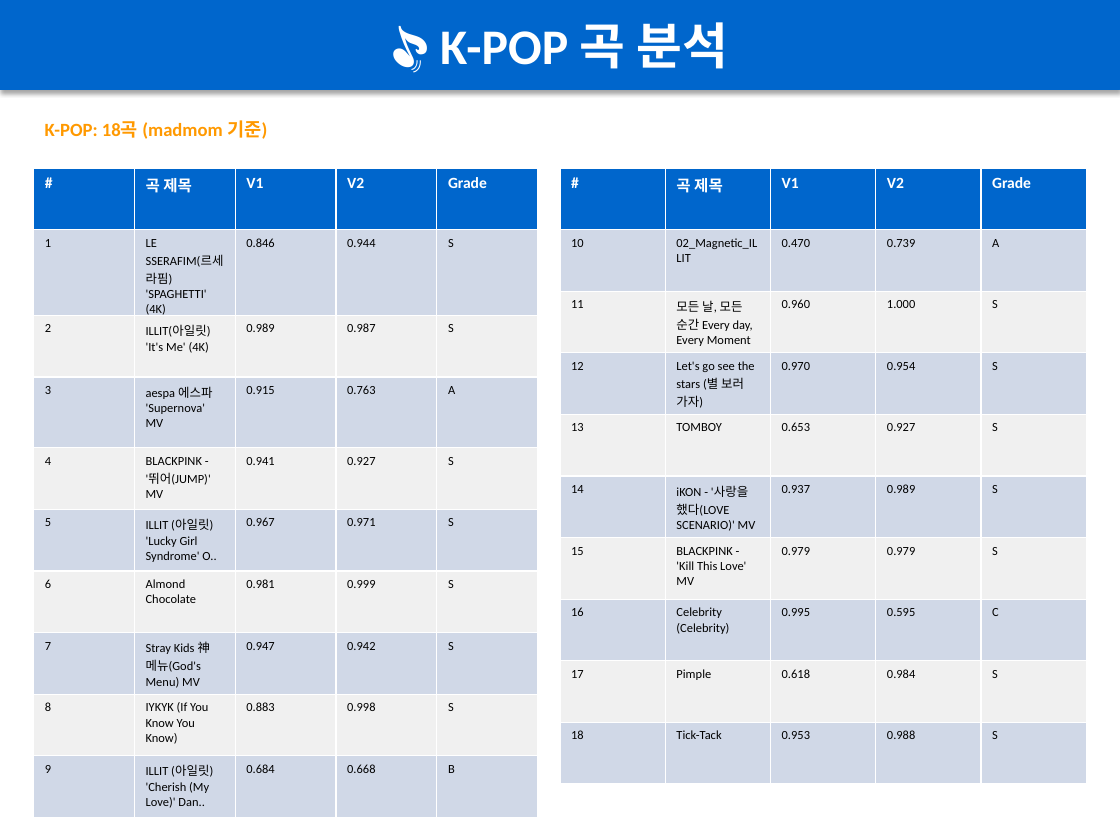
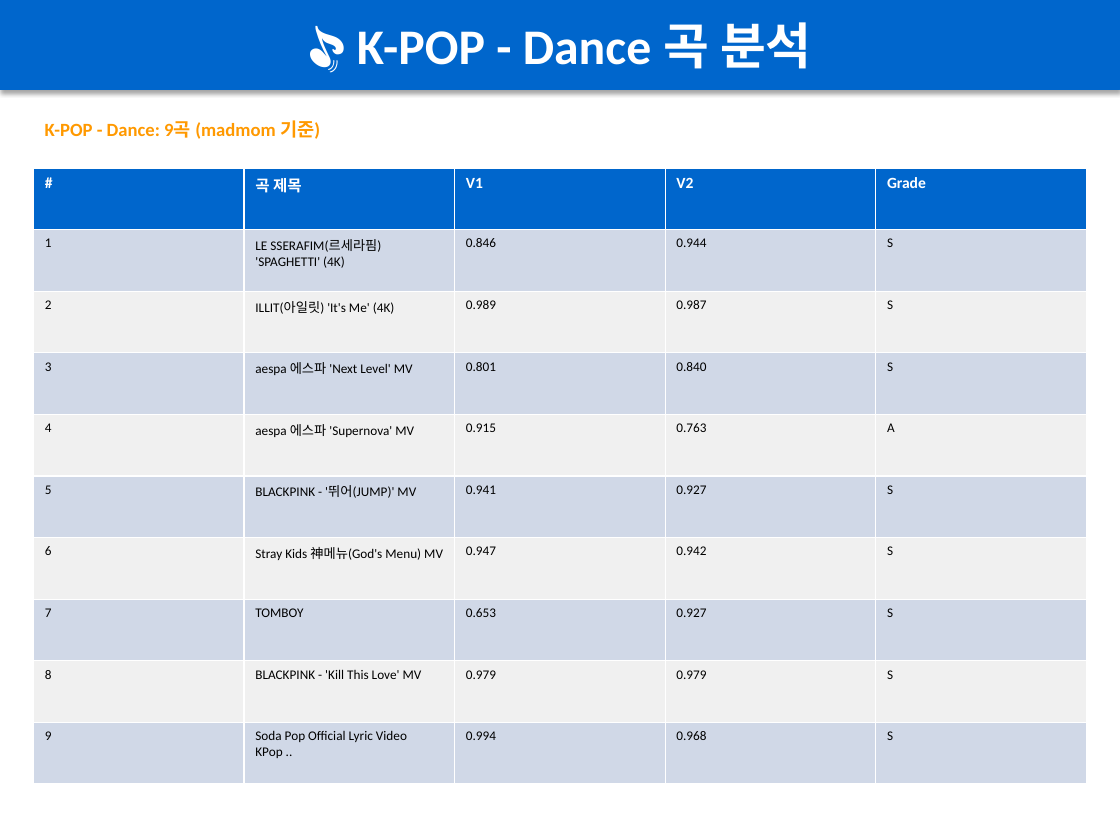
Before and after one commit to ryanDonsi/Light-Stick-Music, a slide deck: slide 3 of docs/BeatDetector_Genre_Analysis.pptx. Drawn at 1120x840 pixels with LibreOffice and Linux fonts; fonts in the diff are those of the drawing. Boxes give left, top, right and bottom in pixels: in the first picture for what was removed or moved away, otherwise in the second. Text is boxed around its words. In the diff, an @@ line names an element or a change of style, - is before the commit and + after.

```diff
--- a/docs/BeatDetector_Genre_Analysis.pptx
+++ b/docs/BeatDetector_Genre_Analysis.pptx
@@ text in rectangle at [357,22,812,69]: text changed @@
-🎵 K-POP 곡 분석
+🎵 K-POP - Dance 곡 분석
@@ text at [45,120,320,139]: text changed @@
-K-POP: 18곡 (madmom 기준)
+K-POP - Dance: 9곡 (madmom 기준)
@@ table at [34,168,1086,784] @@
-row 4: 3 | aespa 에스파 'Supernova' MV | 0.915 | 0.763 | A
+row 4: 3 | aespa 에스파 'Next Level' MV | 0.801 | 0.840 | S
-row 5: 4 | BLACKPINK - '뛰어(JUMP)' MV | 0.941 | 0.927 | S
+row 5: 4 | aespa 에스파 'Supernova' MV | 0.915 | 0.763 | A
-row 6: 5 | ILLIT (아일릿) 'Lucky Girl Syndrome' O.. | 0.967 | 0.971 | S
+row 6: 5 | BLACKPINK - '뛰어(JUMP)' MV | 0.941 | 0.927 | S
-row 7: 6 | Almond Chocolate | 0.981 | 0.999 | S
+row 7: 6 | Stray Kids 神메뉴(God's Menu) MV | 0.947 | 0.942 | S
-row 8: 7 | Stray Kids 神메뉴(God's Menu) MV | 0.947 | 0.942 | S
+row 8: 7 | TOMBOY | 0.653 | 0.927 | S
-row 9: 8 | IYKYK (If You Know You Know) | 0.883 | 0.998 | S
+row 9: 8 | BLACKPINK - 'Kill This Love' MV | 0.979 | 0.979 | S
-row 10: 9 | ILLIT (아일릿) 'Cherish (My Love)' Dan.. | 0.684 | 0.668 | B
+row 10: 9 | Soda Pop Official Lyric Video KPop .. | 0.994 | 0.968 | S
@@ size 8 to 8.5 pt in "1", "LE SSERAFIM(르세라핌) 'SPAGHETTI' (4K)", "0.846", "0.944" and 17 more places @@
@@ table: place and size @@
-table at [34,168,538,812]
+table at [34,168,1086,784]
@@ table removed at [560,168,1086,784], 10 rows, 5 columns @@
-# | 곡 제목 | V1 | V2 | Grade
-10 | 02_Magnetic_ILLIT | 0.470 | 0.739 | A
-11 | 모든 날, 모든 순간 Every day, Every Moment | 0.960 | 1.000 | S
-12 | Let's go see the stars (별 보러 가자) | 0.970 | 0.954 | S
-13 | TOMBOY | 0.653 | 0.927 | S
-14 | iKON - '사랑을 했다(LOVE SCENARIO)' MV | 0.937 | 0.989 | S
-15 | BLACKPINK - 'Kill This Love' MV | 0.979 | 0.979 | S
-16 | Celebrity (Celebrity) | 0.995 | 0.595 | C
-17 | Pimple | 0.618 | 0.984 | S
-18 | Tick-Tack | 0.953 | 0.988 | S
```
Also in this commit, not shown: 6 other slides changed.
